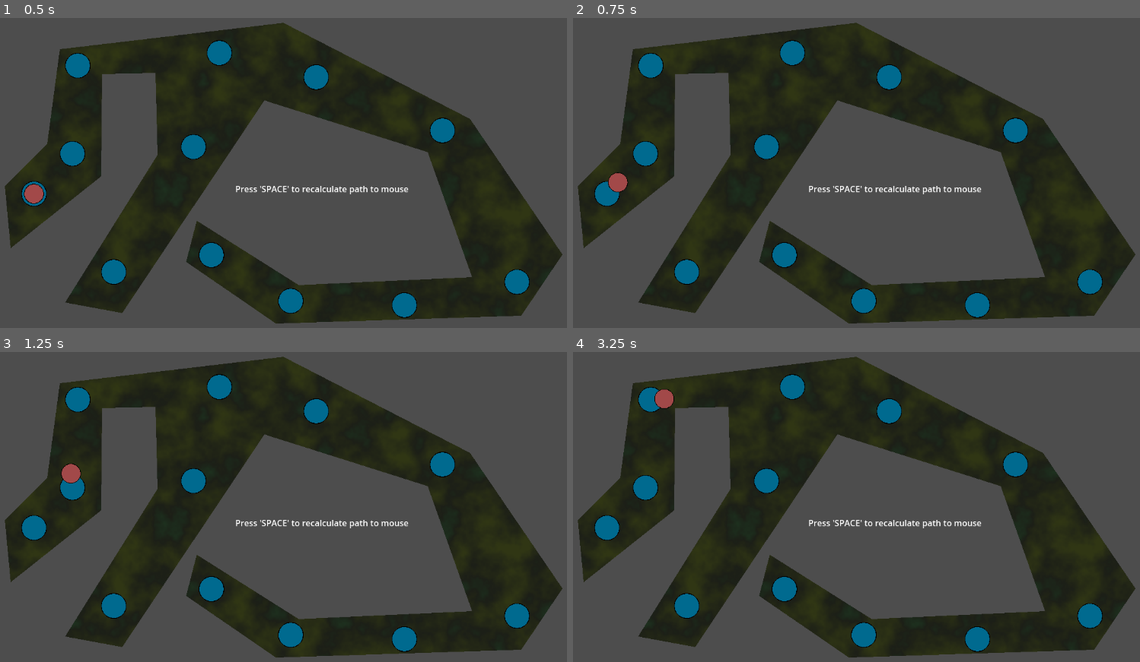
Above: before the commit, frames 1-4 (two rows, left to right).
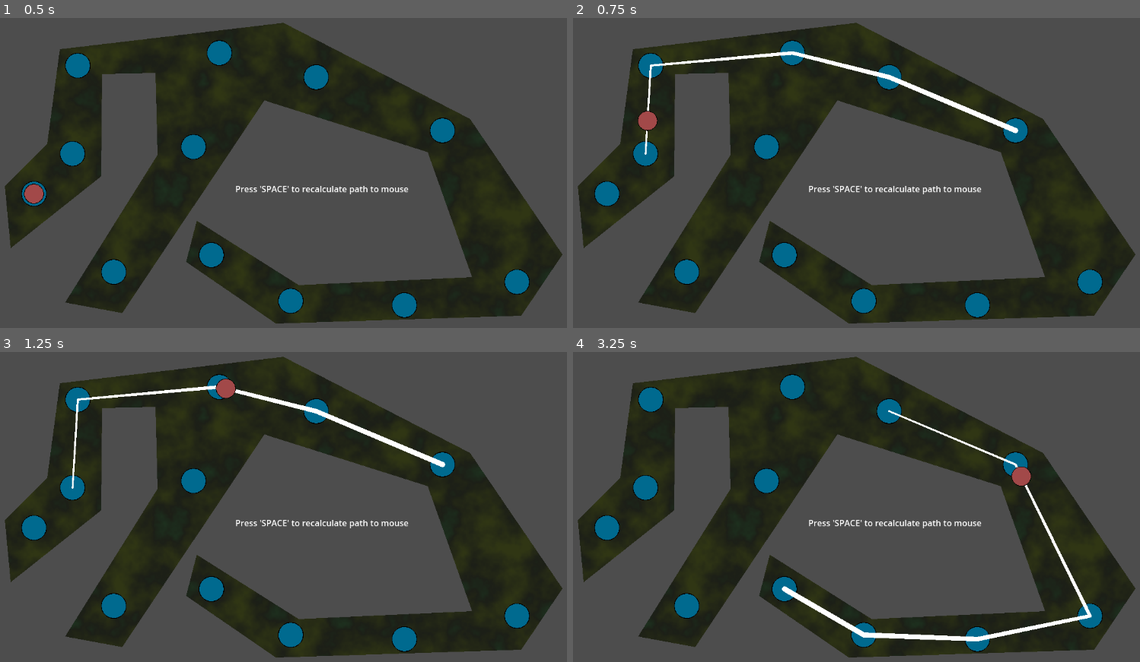
Above: after the commit, the same moments.

Repository: QuebleGameDev/Godot-Pathfinding
Game: Godot game, scene res://astar_2d_example/astar_2d_example.tscn
The game is run twice, just before and just after one commit, with the same random seed, the same clock (stepped at 60 frames per second) and the same inputs. This scene is started directly instead of the project's main scene.
Inputs (mouse positions are in pixels of both pictures, inside the frame that each line leads up to):
- Up to frame 1 (0.5 s): no input
- Up to frame 2 (0.75 s): tap Space (recalculate_path) at 0.5, 0.6 s; move the mouse to (1009, 157) at 0.52 s
- Up to frame 3 (1.25 s): no input
- Up to frame 4 (3.25 s): tap Space (recalculate_path) at 1.25, 1.35, 2, 2.1, 2.75, 2.85 s; move the mouse to (754, 525) at 1.27 s; move the mouse to (935, 432) at 2.02 s; move the mouse to (845, 575) at 2.77 s

Frame 1 is identical in both runs. In frame 2, 1.4% of the frame differs, in the area x 6-79%, y 10-57%; in frame 3, 1.4%; in frame 4, 1.8%, in the area x 14-92%, y 12-94%.

Commit message:
astar optimized

Diff:
--- a/astar_2d_example/astar_2d_example.gd
+++ b/astar_2d_example/astar_2d_example.gd
@@ -1,4 +1,6 @@
 extends Node2D
+
+const MOVE_SPEED = 750
 
 ## A reference to the node that holds all the AStar points.
 ## NOTE: Points can be added completely through code, we're simply-
@@ -7,6 +9,8 @@
 
 ## A reference to the navigator object that we will move through this script.
 @onready var navigator = $Navigator
+## A reference to the debug line used for example visualization
+@onready var debug_line : Line2D = $Line2D
 
 ## Create a new AStar2D object.
 var astar = AStar2D.new()
@@ -36,13 +40,14 @@
 
 func _process(delta: float) -> void:
 	if path.size() > 0: # If we have a path to follow
-		var velocity = navigator.position.direction_to(path[0]) * 200 * delta
+		var velocity = navigator.position.direction_to(path[0]) * MOVE_SPEED * delta
 		navigator.position += velocity
-		if navigator.position.distance_to(path[0]) < 10.0:
+		if navigator.position.distance_to(path[0]) < MOVE_SPEED * delta:
+			navigator.position = path[0]
 			path.remove_at(0)
-			print("Current path: ", path)
 
 ## Recalculate the path to the target position based on the astar points.
 func recalculate_path(target_position: Vector2) -> void:
 	path.clear()
 	path = astar.get_point_path(astar.get_closest_point(navigator.position), astar.get_closest_point(target_position))
+	debug_line.points = path
--- a/astar_2d_example/astar_2d_example.tscn
+++ b/astar_2d_example/astar_2d_example.tscn
@@ -14,6 +14,10 @@
 seamless = true
 color_ramp = SubResource("Gradient_beblo")
 noise = SubResource("FastNoiseLite_15s0g")
+
+[sub_resource type="Curve" id="Curve_4bbs5"]
+_data = [Vector2(0, 0.324249), 0.0, 0.0, 0, 0, Vector2(1, 1), -0.102183, 0.0, 0, 0]
+point_count = 2
 
 [node name="Astar2DExample" type="Node2D" node_paths=PackedStringArray("astar_points_container")]
 script = ExtResource("1_dfadq")
@@ -84,3 +88,9 @@
 
 [node name="AstarPoint12" parent="AstarPoints" instance=ExtResource("1_3xuql")]
 position = Vector2(406, 478)
+
+[node name="Line2D" type="Line2D" parent="."]
+width_curve = SubResource("Curve_4bbs5")
+joint_mode = 2
+begin_cap_mode = 2
+end_cap_mode = 2
Not shown: 1 places in astar_2d_example/astar_2d_example.tscn that only renumber resources
